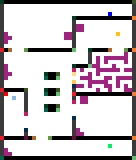
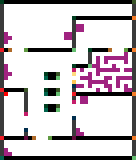
Revision of a layered w=136, h=160 image; what changed, layer by layer:
painted on "Layer 5" over [12, 12, 120, 148]
